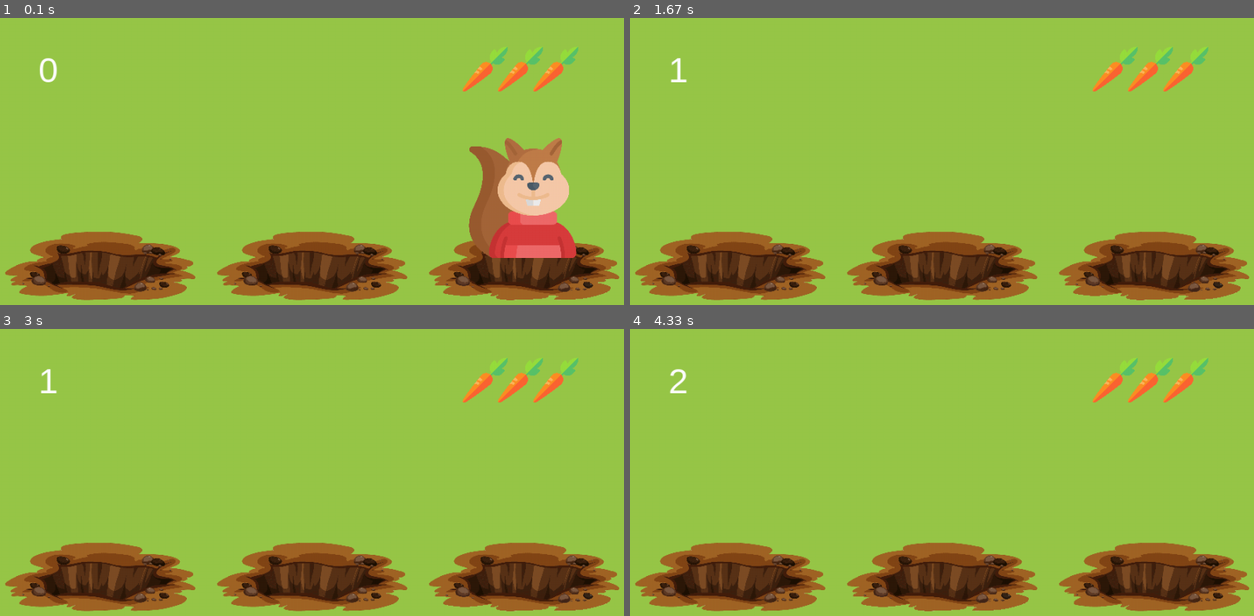
Above: before the commit, frames 1-4 (two rows, left to right).
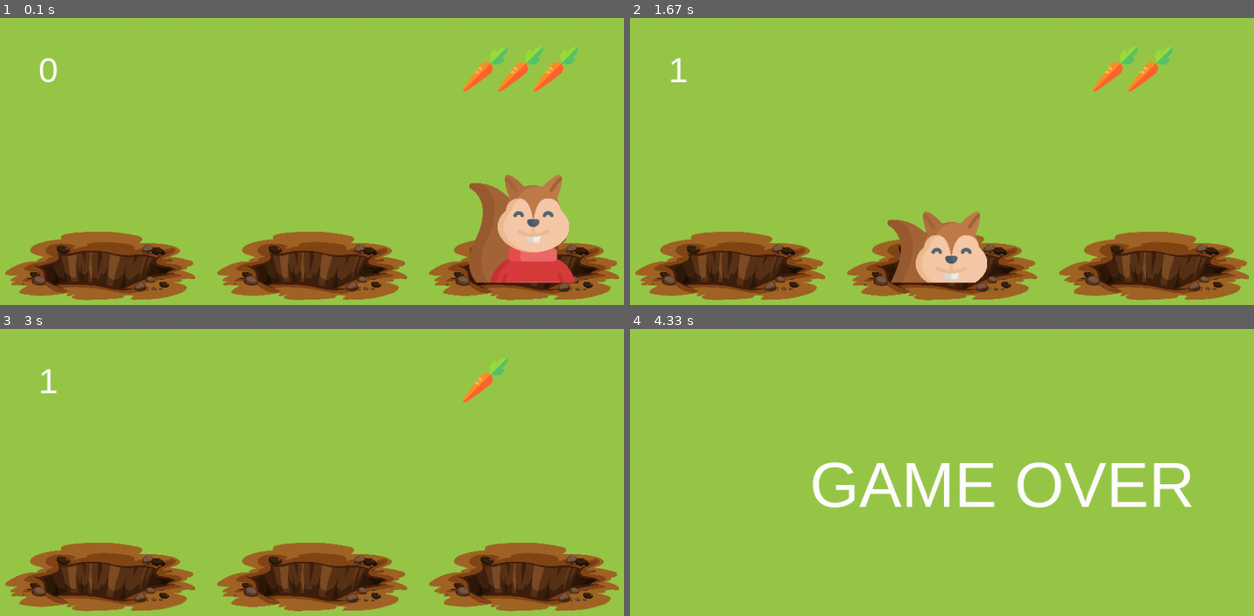
Above: after the commit, the same moments.

Repository: ReutBistry/whack_a_mole_pygame
Game: pygame game, started from main.py
The game is run twice, just before and just after one commit, with the same random seed, the same clock (stepped at 60 frames per second) and the same inputs.
Inputs (mouse positions are in pixels of both pictures, inside the frame that each line leads up to):
- Up to frame 1 (0.1 s): no input
- Up to frame 2 (1.67 s): click (1154, 282) at 0.38 s
- Up to frame 3 (3 s): no input
- Up to frame 4 (4.33 s): click (929, 443) at 3.22 s

The runs differ from the first frame. In frame 1, 6.0% of the frame differs, in the area x 75-93%, y 41-93%; in frame 2, 3.3%; in frame 3, 0.7%; in frame 4, 21%, in the area x 0-100%, y 10-99%.

Commit message:
homework delivery finished

Diff:
--- a/constants.py
+++ b/constants.py
@@ -8,6 +8,7 @@
 # Colors
 GREEN = (152, 199, 72)
 WHITE = (255, 255, 255)
+BLACK = (0,0,0)
 
 
 # Images
@@ -62,12 +63,12 @@
 SQUARE_START_X_POS = START_X_POS_HOL
 SPACE_X_POS_SQUARE = SPACE_X_POS_HOL
 SQUARE_Y_POS = 350
-SQUARE_HEIGHT = HOLE_HEIGHT
+SQUARE_HEIGHT = 606 / 3
 SQUARE_WIDTH = HOLE_WIDTH
 # ####################### PART 3 ####################### #
 # Positions
-SQUIRREL_MAX_Y = 450
+SQUIRREL_MAX_Y = 380
 SQUIRREL_MIN_Y = 220
 
 # Game settings
-SQUIRREL_MOVE_Y = 8
+SQUIRREL_MOVE_Y = 4
--- a/main.py
+++ b/main.py
@@ -24,53 +24,64 @@
     rating_t = False
     rating_counter = 0
 
+    # end text related staff
+    end_text = "GAME OVER"
+
     finish = False
     while not finish:
-        screen.fill(GREEN)
+        if carrot_count > 0:
+            screen.fill(GREEN)
 
-        for index in range(carrot_count):
-            add_image(CARROT_IMAGE, START_X_POS_CAR + index * SPACE_X_POS_CAR, Y_POS_CAR, CARROT_WIDTH, CARROT_HEIGHT,
-                      screen)
+            for index in range(carrot_count):
+                add_image(CARROT_IMAGE, START_X_POS_CAR + index * SPACE_X_POS_CAR, Y_POS_CAR, CARROT_WIDTH, CARROT_HEIGHT,
+                          screen)
 
-        for index in range(3):
-            add_image(HOLE_IMAGE, START_X_POS_HOL + index * SPACE_X_POS_HOL, Y_POS_HOL, HOLE_WIDTH, HOLE_HEIGHT, screen)
+            for index in range(3):
+                add_image(HOLE_IMAGE, START_X_POS_HOL + index * SPACE_X_POS_HOL, Y_POS_HOL, HOLE_WIDTH, HOLE_HEIGHT, screen)
 
-        if not squirrel_is:
-            squirrel_x, squirrel_y, hole_x = squirrel_xy(squirrel)
-            squirrel_is = True
-            over_the_squirrel(screen, squirrel_x)
+            if not squirrel_is:
+                squirrel_x, squirrel_y, hole_x = squirrel_xy(squirrel)
+                squirrel_is = True
+                square_drawer(screen, squirrel_x)
+                add_image(HALF_HOLE_IMAGE,  hole_x, MIDLINE, HALF_HOLE_WIDTH, HALF_HOLE_HEIGHT, screen)
+            if not rating_t:
+                rating_t = True
+                rating(screen, FONT, 50, rating_counter)
+
+                squirrel_direction, squirrel_is, squirrel_y, carrot_count = squirrel_movement(squirrel_y, squirrel_direction, SQUIRREL_MAX_Y, SQUIRREL_MIN_Y, SQUIRREL_MOVE_Y,
+                                                                 carrot_count, squirrel_is)
+            else:
+                squirrel_direction, squirrel_is, squirrel_y, carrot_count = squirrel_movement(squirrel_y, squirrel_direction, SQUIRREL_MAX_Y,
+                            SQUIRREL_MIN_Y, SQUIRREL_MOVE_Y, carrot_count, squirrel_is)
+                add_image(SQUIRREL_IMAGE, squirrel_x, squirrel_y, SQUIRREL_WIDTH, SQUIRREL_HEIGHT, screen)
+
+            add_image(SQUIRREL_IMAGE, squirrel_x, squirrel_y, SQUIRREL_WIDTH, SQUIRREL_HEIGHT, screen)
+            square_drawer(screen, squirrel_x)
             add_image(HALF_HOLE_IMAGE,  hole_x, MIDLINE, HALF_HOLE_WIDTH, HALF_HOLE_HEIGHT, screen)
-        if not rating_t:
-            rating_t = True
             rating(screen, FONT, 50, rating_counter)
 
-            squirrel_dir, squirrel_is, squirrel_y = squirrel_movement(squirrel_y, squirrel_direction, SQUIRREL_MAX_Y, SQUIRREL_MIN_Y, SQUIRREL_MOVE_Y,
-                                                             carrot_count, squirrel_is)
+            for event in pygame.event.get():
+                if event.type == pygame.QUIT:
+                    finish = True
+                if event.type == pygame.MOUSEBUTTONDOWN:
+                    if mouse_loc(squirrel_x, squirrel_y, SQUIRREL_WIDTH, SQUIRREL_HEIGHT):
+                        squirrel_direction, squirrel_is, squirrel_y, carrot_count = squirrel_movement(squirrel_y,
+                            squirrel_direction, SQUIRREL_MAX_Y, SQUIRREL_MIN_Y, SQUIRREL_MOVE_Y, carrot_count, squirrel_is)
+
+                        add_image(SQUIRREL_IMAGE, squirrel_x, squirrel_y, SQUIRREL_WIDTH, SQUIRREL_HEIGHT, screen)
+                        add_image(HALF_HOLE_IMAGE, hole_x, MIDLINE, HALF_HOLE_WIDTH, HALF_HOLE_HEIGHT, screen)
+                        squirrel_is = False
+                        rating_t = False
+                        rating_counter += 1
+                        squirrel_direction = "up"
+                        pygame.display.update()
+
+
         else:
-            squirrel_dir, squirrel_is, squirrel_y = squirrel_movement(squirrel_y, squirrel_direction, SQUIRREL_MAX_Y,
-                        SQUIRREL_MIN_Y, SQUIRREL_MOVE_Y, carrot_count, squirrel_is)
-            add_image(SQUIRREL_IMAGE, squirrel_x, squirrel_y, SQUIRREL_WIDTH, SQUIRREL_HEIGHT, screen)
-
-        add_image(SQUIRREL_IMAGE, squirrel_x, squirrel_y, SQUIRREL_WIDTH, SQUIRREL_HEIGHT, screen)
-        over_the_squirrel(screen, squirrel_x)
-        add_image(HALF_HOLE_IMAGE,  hole_x, MIDLINE, HALF_HOLE_WIDTH, HALF_HOLE_HEIGHT, screen)
-        rating(screen, FONT, 50, rating_counter)
-
-        for event in pygame.event.get():
-            if event.type == pygame.QUIT:
-                finish = True
-            if event.type == pygame.MOUSEBUTTONDOWN:
-                squirrel_dir, squirrel_is, squirrel_y = squirrel_movement(squirrel_y, squirrel_direction, SQUIRREL_MAX_Y, SQUIRREL_MIN_Y, SQUIRREL_MOVE_Y,
-                                  carrot_count, squirrel_is)
-                add_image(SQUIRREL_IMAGE, squirrel_x, squirrel_y, SQUIRREL_WIDTH, SQUIRREL_HEIGHT, screen)
-                add_image(HALF_HOLE_IMAGE, hole_x, MIDLINE, HALF_HOLE_WIDTH, HALF_HOLE_HEIGHT, screen)
-
-                squirrel_is = False
-                rating_t = False
-                rating_counter += 1
-
-        if carrot_count == 0:
-            pygame.quit()
+            end_title(screen, FONT, 90, end_text)
+            for event in pygame.event.get():
+                if event.type == pygame.QUIT:
+                    finish = True
 
         pygame.display.update()
     pygame.quit()
@@ -90,7 +101,7 @@
     return squirrel_start_x, squirrel_start_y, hole_x
 
 
-def over_the_squirrel(screen, square_x):
+def square_drawer(screen, square_x):
     square = pygame.Rect(square_x, MIDLINE, SQUARE_WIDTH, SQUARE_HEIGHT)
     pygame.draw.rect(screen, GREEN, square)
 
@@ -102,27 +113,38 @@
 
 
 def squirrel_movement(squirrel_y, squirrel_dir, max_y, min_y, movement_speed, carrot_count, squirrel_is):
-    if not squirrel_dir == "down":
-        if not squirrel_y == min_y:
+    if squirrel_dir == "up":
+        if squirrel_y > min_y:
             squirrel_dir = "up"
             squirrel_y -= movement_speed
         else:
             squirrel_dir = "down"
     else:
-        if not squirrel_y == max_y:
+        if squirrel_y < max_y:
             squirrel_dir = "down"
             squirrel_y += movement_speed
         else:
             carrot_count -= 1
             squirrel_is = False
             squirrel_dir = "up"
-            pygame.time.wait(50)
-    return squirrel_dir, squirrel_is, squirrel_y
+            pygame.time.wait(100)
+            squirrel_y = START_Y_POS_SQU
+    return squirrel_dir, squirrel_is, squirrel_y, carrot_count
 
-#             squirrel_movement(squirrel_y, squirrel_direction, SQUIRREL_MAX_Y, SQUIRREL_MIN_Y, SQUIRREL_MOVE_Y,
-#                               carrot_count, squirrel_is)
+
+def mouse_loc(button_x, button_y, button_width, button_height):
+    mouse_pos = pygame.mouse.get_pos()
+    if ((button_x <= mouse_pos[0] <= button_x + button_width) and (button_y <= mouse_pos[1] <= button_y + button_height)):
+        return True
+
+
+def end_title(screen, font_name, size, massage):
+    square = pygame.Rect(0, 0, WINDOW_WIDTH, WINDOW_HEIGHT)
+    pygame.draw.rect(screen, GREEN, square)
+
+    font = pygame.font.SysFont(font_name, size)
+    text = font.render(str(massage), True, WHITE)
+    screen.blit(text, END_TEXT_POS)
+
 
 main()
-
-# fix the rating, make it update itself, and show
-# the problem is because "rating counter"
